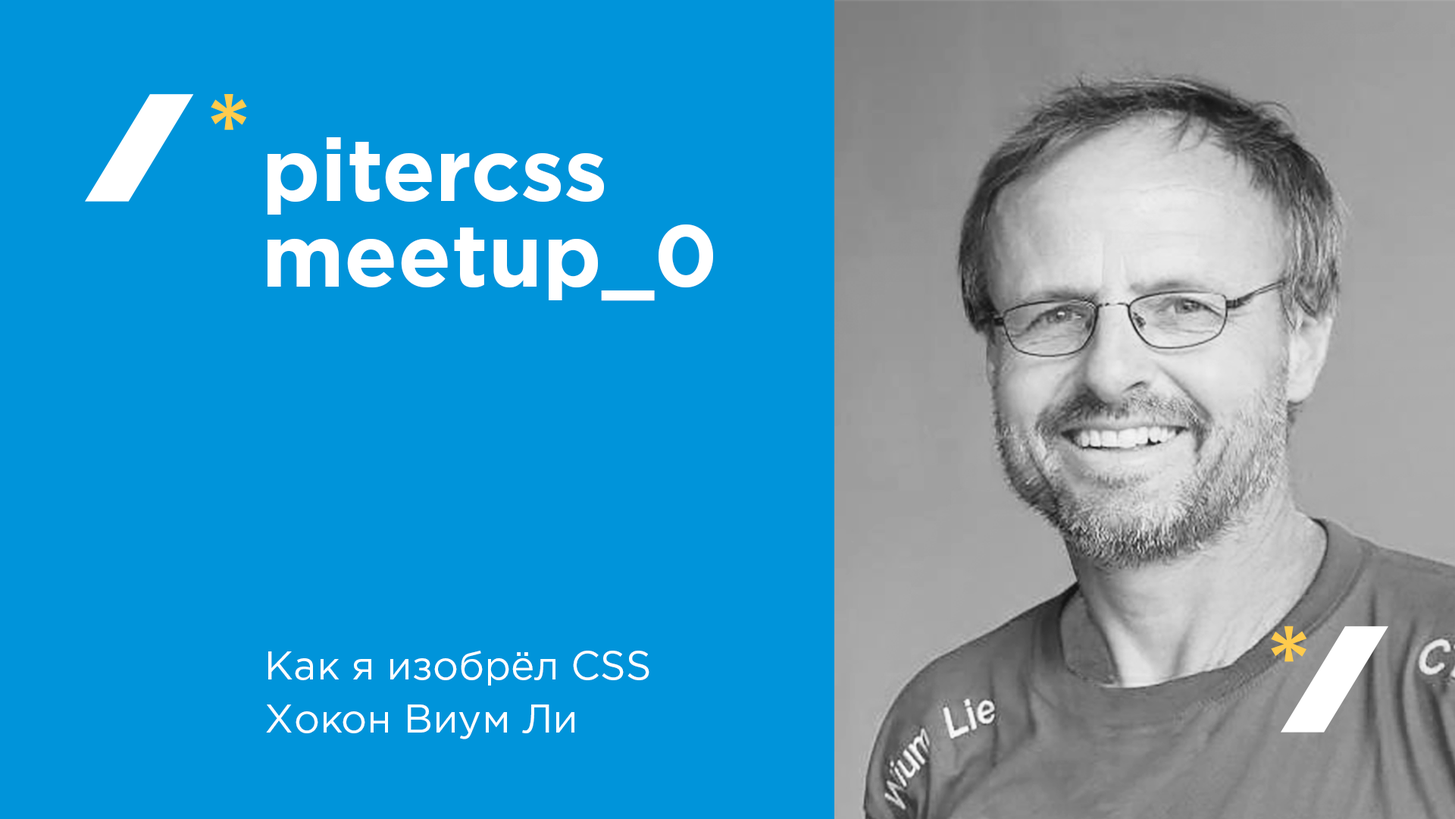
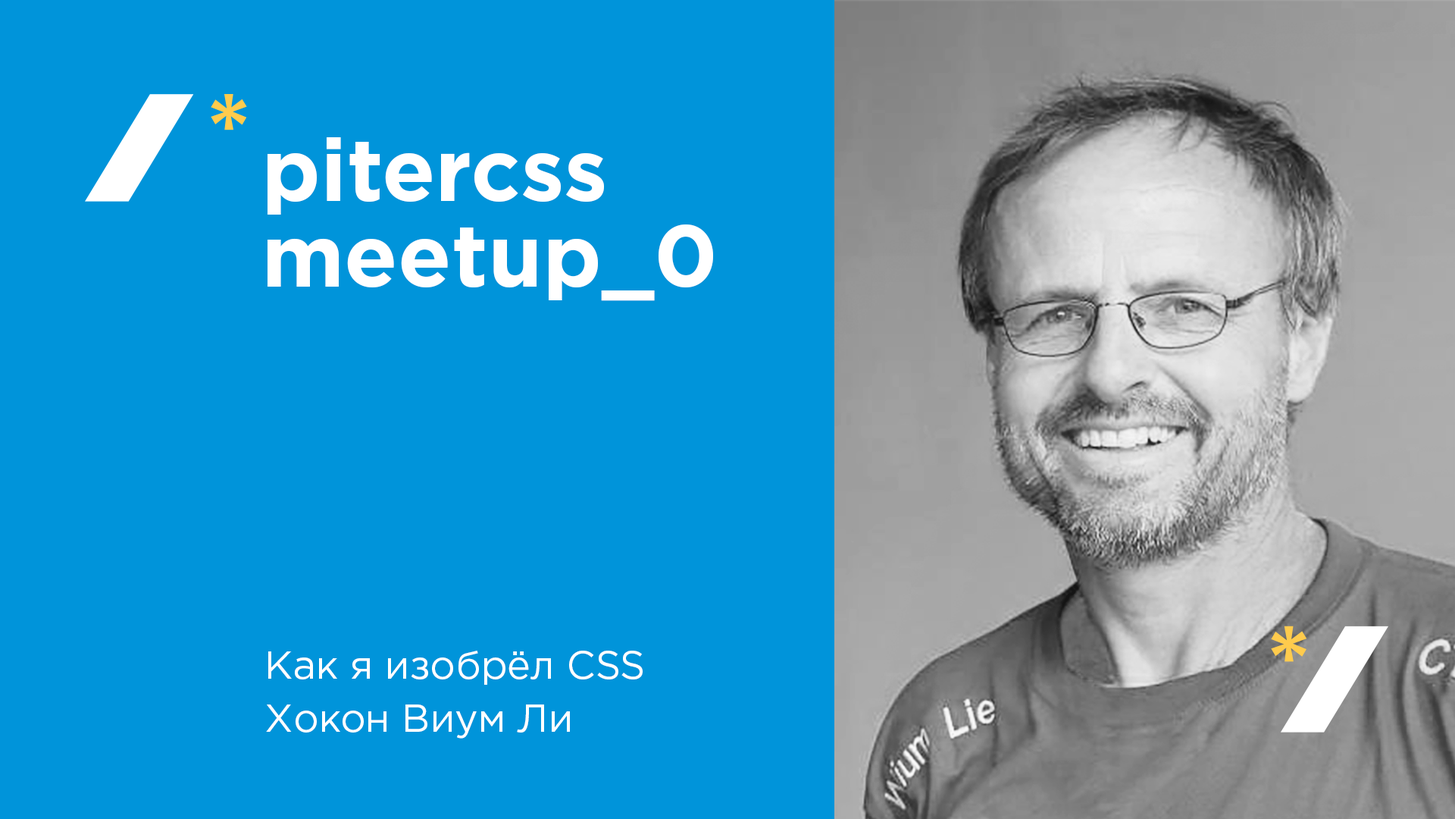
Two versions of the same layered image (1455px x 819px). Layer-by-layer changes:
painted on "Как я изобрёл CSS Хокон Виум Ли" over 266, 650, 650, 740
